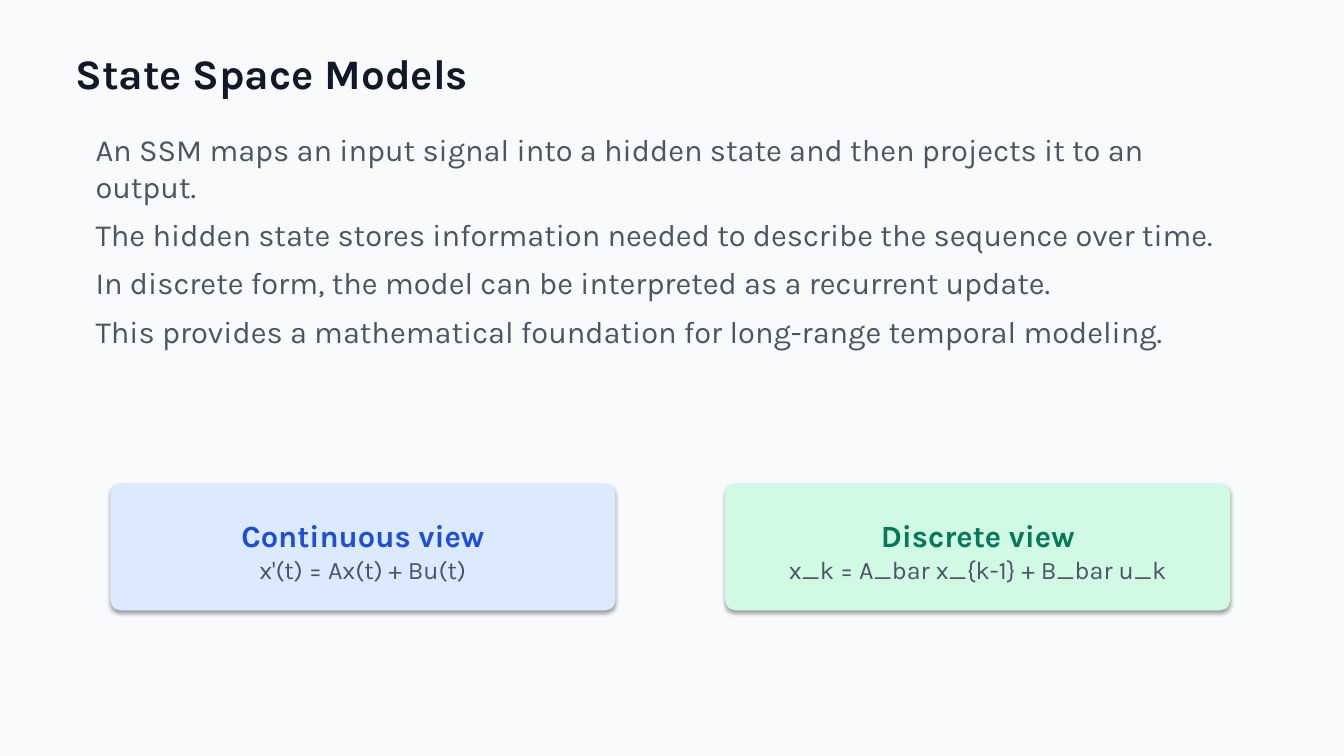
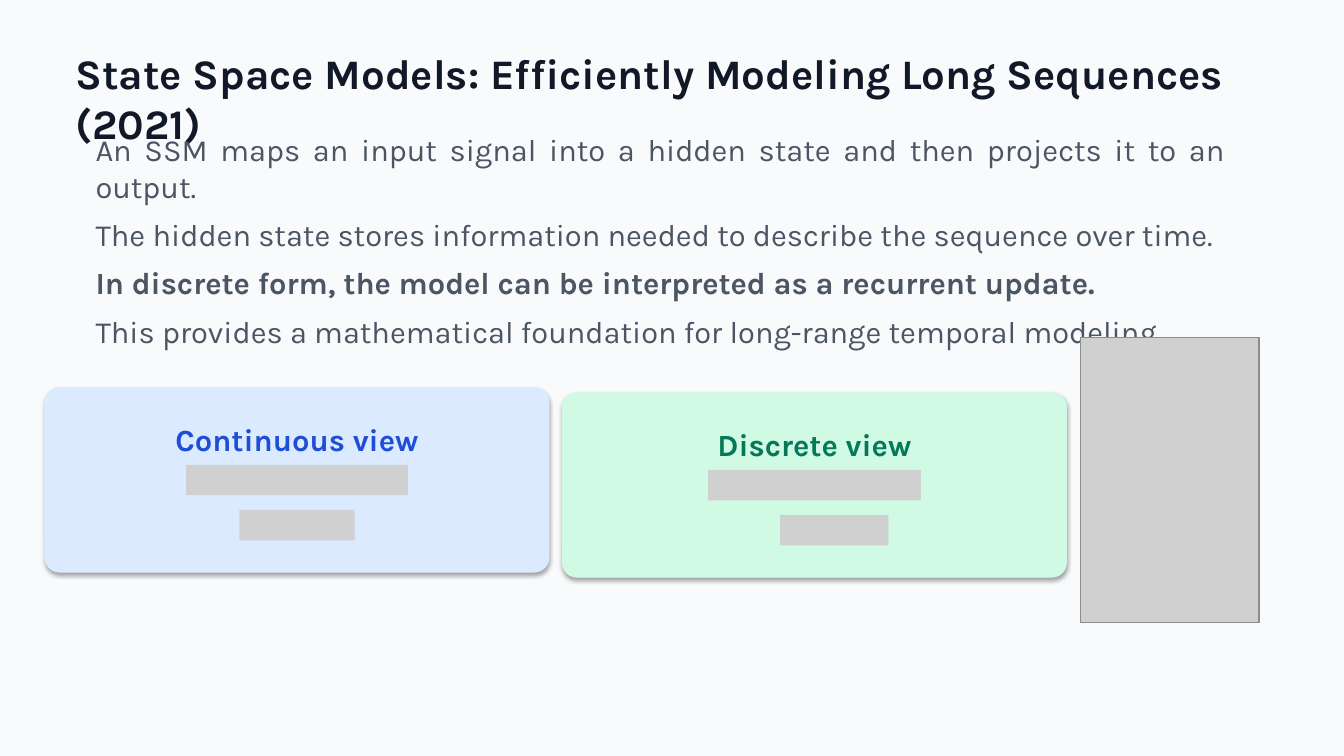
Before and after one commit to zeroxred/research, a slide deck: slide 4 of presentations/05_weekly_summary_s4_to_video_mamba_en.pptx. Drawn at 1344x756 pixels with LibreOffice and Linux fonts; fonts in the diff are those of the drawing; grey boxes stand for pictures. Boxes give left, top, right and bottom in pixels: in the first picture for what was removed or moved away, otherwise in the second. Text is boxed around its words. In the diff, an @@ line names an element or a change of style, - is before the commit and + after.

```diff
--- a/presentations/05_weekly_summary_s4_to_video_mamba_en.pptx
+++ b/presentations/05_weekly_summary_s4_to_video_mamba_en.pptx
@@ text at [75, 59, 1223, 150]: text changed @@
-State Space Models
+State Space Models: Efficiently Modeling Long Sequences (2021)
@@ text "An SSM maps an input ..." at [96, 134, 1224, 350]: bold on in "In discrete form, the model can be ..."; alignment left to justified @@
@@ picture added at [1081, 337, 1259, 622] @@
@@ rounded rectangle: place and size @@
-rounded rectangle at [111, 484, 615, 610]
+rounded rectangle at [45, 388, 549, 573]
@@ text "Continuous view": place and size @@
-text "Continuous view" at [241, 525, 485, 548]
+text "Continuous view" at [175, 429, 419, 452]
@@ rounded rectangle: place and size @@
-rounded rectangle at [726, 484, 1230, 610]
+rounded rectangle at [563, 393, 1067, 578]
@@ text "Discrete view": place and size @@
-text "Discrete view" at [881, 525, 1075, 548]
+text "Discrete view" at [717, 434, 912, 457]
@@ picture added at [187, 465, 408, 495] @@
@@ picture added at [708, 470, 921, 500] @@
@@ picture added at [240, 510, 355, 540] @@
@@ picture added at [780, 515, 888, 545] @@
@@ text removed at [259, 561, 466, 582] @@
-x'(t) = Ax(t) + Bu(t)
@@ text removed at [789, 560, 1167, 583] @@
-x_k = A_bar x_{k-1} + B_bar u_k
```
Also in this commit, not shown: 11 other slides changed.
